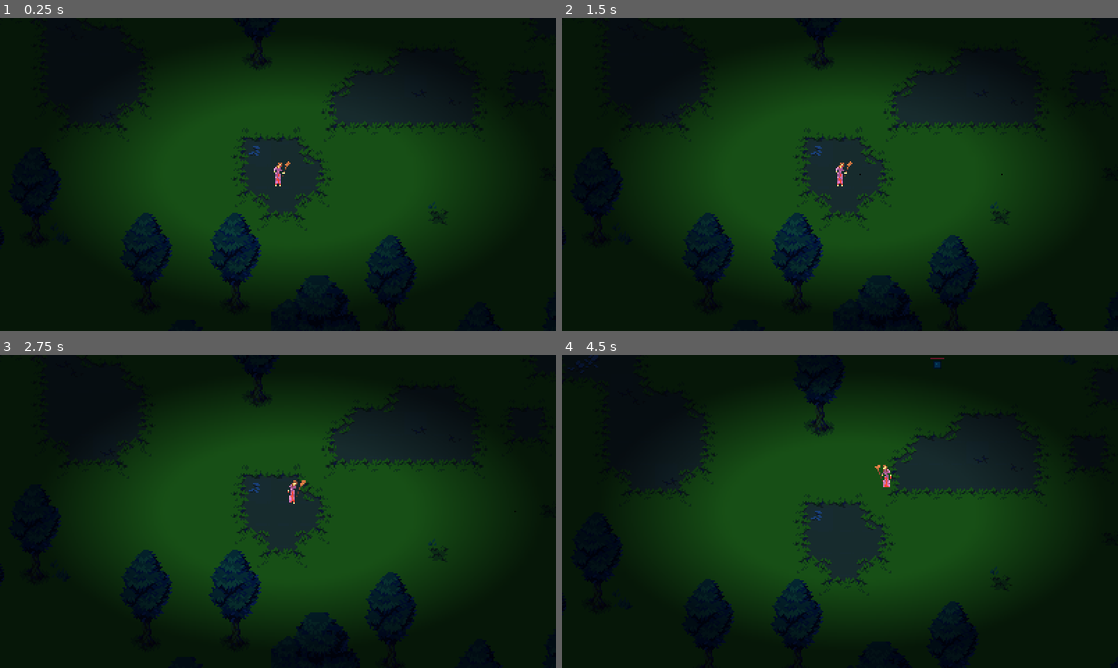
Above: before the commit, frames 1-4 (two rows, left to right).
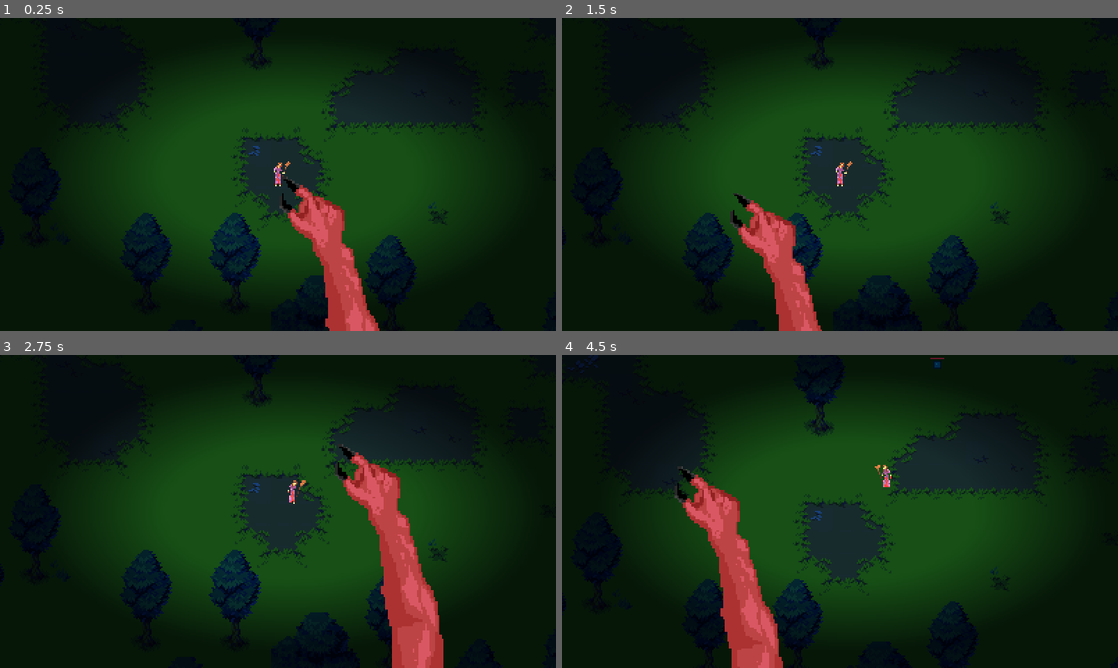
Above: after the commit, the same moments.

Repository: astonedf/Survivor
Game: Godot game, scene res://scenes/main/main.tscn
Two runs of this game, one before a commit and one after it. Both use one fixed random seed, a clock stepped at 60 frames per second and the inputs below. The engine's default icon, where the game draws it, is replaced by a stand-in: a white triangle on a blue panel in a dark square.
Inputs (mouse positions are in pixels of both pictures, inside the frame that each line leads up to):
- Up to frame 1 (0.25 s): no input
- Up to frame 2 (1.5 s): tap Enter at 0.5 s; move the mouse to (962, 158) at 0.52 s; press the mouse at (962, 158) at 0.53 s; tap Space at 1.25 s; move the mouse to (728, 190) at 1.27 s; release the mouse at (728, 190) at 1.28 s; click (728, 190) at 1.35 s
- Up to frame 3 (2.75 s): move the mouse to (333, 442) at 2.02 s; hold Right mouse button (RMB) from 2.03 s (still down); click (333, 442) at 2.3 s
- Up to frame 4 (4.5 s): move the mouse to (812, 574) at 2.77 s; release Right mouse button (RMB) at 2.78 s; click (812, 574) at 2.85 s; move the mouse to (1006, 558) at 3.52 s; press the mouse at (1006, 558) at 3.53 s; move the mouse to (673, 464) at 4.27 s; release the mouse at (673, 464) at 4.28 s; right-click (673, 464) at 4.35 s

The runs differ from the first frame. In frame 1, 3.3% of the frame differs, in the area x 50-69%, y 50-100%; in frame 2, 2.9%; in frame 3, 5.4%, in the area x 59-93%, y 28-100%; in frame 4, 4.6%.

Commit message:
trying something witchy

Diff:
--- a/Survivor/characters/enemies/goblin/goblin.gd
+++ b/Survivor/characters/enemies/goblin/goblin.gd
@@ -22,3 +22,5 @@
 func _on_target_area_area_entered(area: Area2D) -> void:
 	if area.name == "HitArea":
 		health.value -= 50
+	if area.name == "CrushArea":
+		health.value -= 100
--- a/Survivor/characters/enemies/troll/troll.gd
+++ b/Survivor/characters/enemies/troll/troll.gd
@@ -19,4 +19,6 @@
 
 func _on_target_area_area_entered(area: Area2D) -> void:
 	if area.name == "HitArea":
-		health.value -= 50
+		health.value -= 20
+	if area.name == "CrushArea":
+		health.value -= 100
--- a/Survivor/characters/player/player.gd
+++ b/Survivor/characters/player/player.gd
@@ -18,11 +18,17 @@
 		can_move = true
 		destination = get_global_mouse_position()
 	if event.is_action_pressed("LMB"):
-		shoot()
+		#shoot()
+		$CrushArea/CrushColl.disabled = false
+	if event.is_action_released("LMB"):
+		$CrushArea/CrushColl.disabled = true
 
 
 func _physics_process(delta):
 	PlayerManager.position_updated.emit(global_position)
+
+	$CanvasLayer/Arm.position = get_viewport().get_mouse_position()
+	$CrushArea.position = get_local_mouse_position()
 
 	if can_move:
 		$Spray.look_at(get_global_mouse_position())
--- a/Survivor/characters/player/player.tscn
+++ b/Survivor/characters/player/player.tscn
@@ -1,8 +1,9 @@
-[gd_scene load_steps=25 format=3 uid="uid://ck3m3011vrrgm"]
+[gd_scene load_steps=27 format=3 uid="uid://ck3m3011vrrgm"]
 
 [ext_resource type="Script" uid="uid://dhmppoqbaejrn" path="res://characters/player/player.gd" id="1_onrkg"]
 [ext_resource type="Texture2D" uid="uid://by7knt72ix16d" path="res://assets/player/witch4.png" id="2_dirf7"]
 [ext_resource type="Script" uid="uid://c8nuytiag3hsy" path="res://characters/player/enemy_spawner.gd" id="2_xxgcw"]
+[ext_resource type="Texture2D" uid="uid://d4jqufy08op3" path="res://assets/arm.png" id="3_58jvb"]
 [ext_resource type="Texture2D" uid="uid://hdjfgk8iim74" path="res://assets/player/witch5.png" id="4_idpv6"]
 [ext_resource type="Texture2D" uid="uid://vcfi5b4e835j" path="res://assets/player/witch6.png" id="5_rpf03"]
 [ext_resource type="Texture2D" uid="uid://dopi03mkv0fuu" path="res://assets/player/witch7.png" id="6_x5dtk"]
@@ -19,6 +20,9 @@
 radius = 22.0
 height = 44.0
 
+[sub_resource type="CircleShape2D" id="CircleShape2D_58jvb"]
+radius = 21.0238
+
 [sub_resource type="Gradient" id="Gradient_onrkg"]
 offsets = PackedFloat32Array(0, 0.344156, 0.688312)
 colors = PackedColorArray(1, 1, 1, 1, 1, 1, 1, 1, 0, 0, 0, 1)
@@ -171,7 +175,6 @@
 shape = SubResource("CapsuleShape2D_onrkg")
 
 [node name="Spray" type="Area2D" parent="."]
-visible = false
 
 [node name="CollisionPolygon2D" type="CollisionPolygon2D" parent="Spray"]
 position = Vector2(0, -2)
@@ -181,6 +184,14 @@
 position_smoothing_enabled = true
 drag_horizontal_enabled = true
 drag_vertical_enabled = true
+
+[node name="CrushArea" type="Area2D" parent="."]
+collision_layer = 3
+collision_mask = 3
+
+[node name="CrushColl" type="CollisionShape2D" parent="CrushArea"]
+shape = SubResource("CircleShape2D_58jvb")
+disabled = true
 
 [node name="CanvasLayer" type="CanvasLayer" parent="."]
 
@@ -191,6 +202,13 @@
 texture = SubResource("GradientTexture2D_i3pqv")
 offset = Vector2(35, 35)
 
+[node name="Arm" type="Sprite2D" parent="CanvasLayer"]
+texture_filter = 1
+position = Vector2(1395, 534)
+scale = Vector2(3, 3)
+texture = ExtResource("3_58jvb")
+centered = false
+
 [node name="EnemySpawner" type="Node2D" parent="."]
 script = ExtResource("2_xxgcw")
 
Binary file added: Survivor/assets/arm.png
Not shown, added: Survivor/assets/arm.png.import
Binary file added: Survivor/assets/player/arm.png
Not shown, added: Survivor/assets/player/arm.png.import
